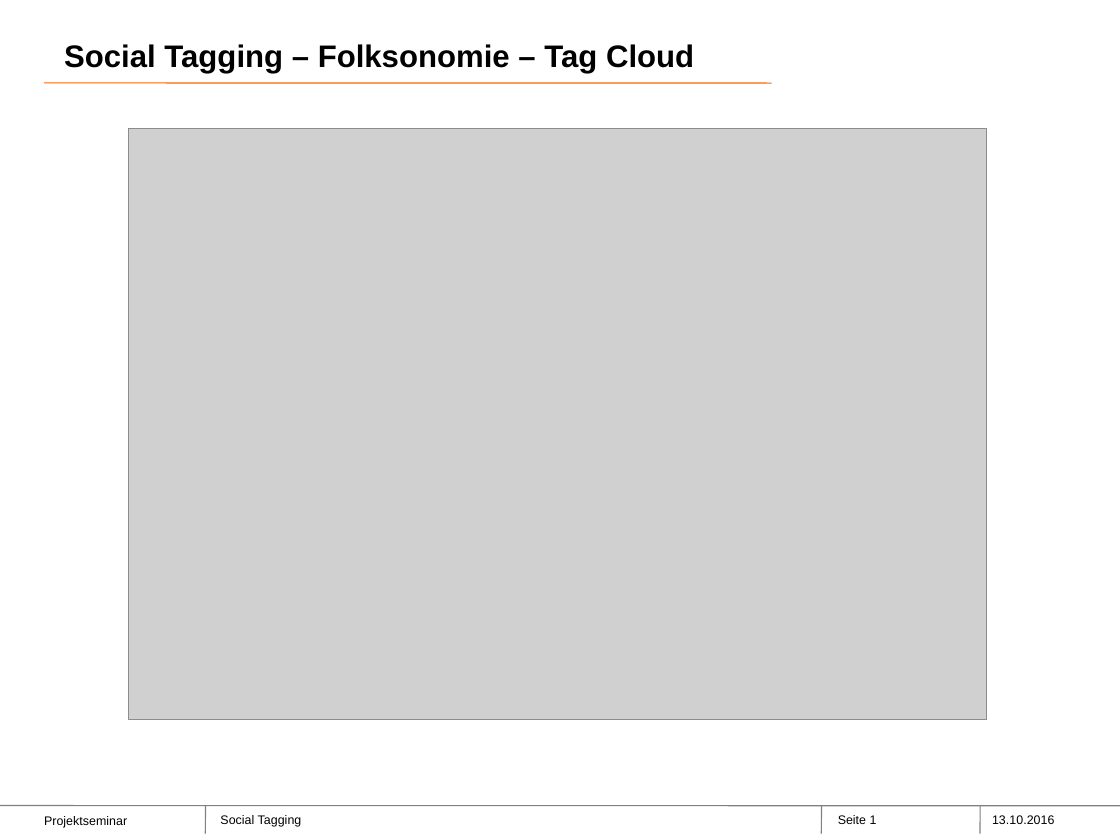
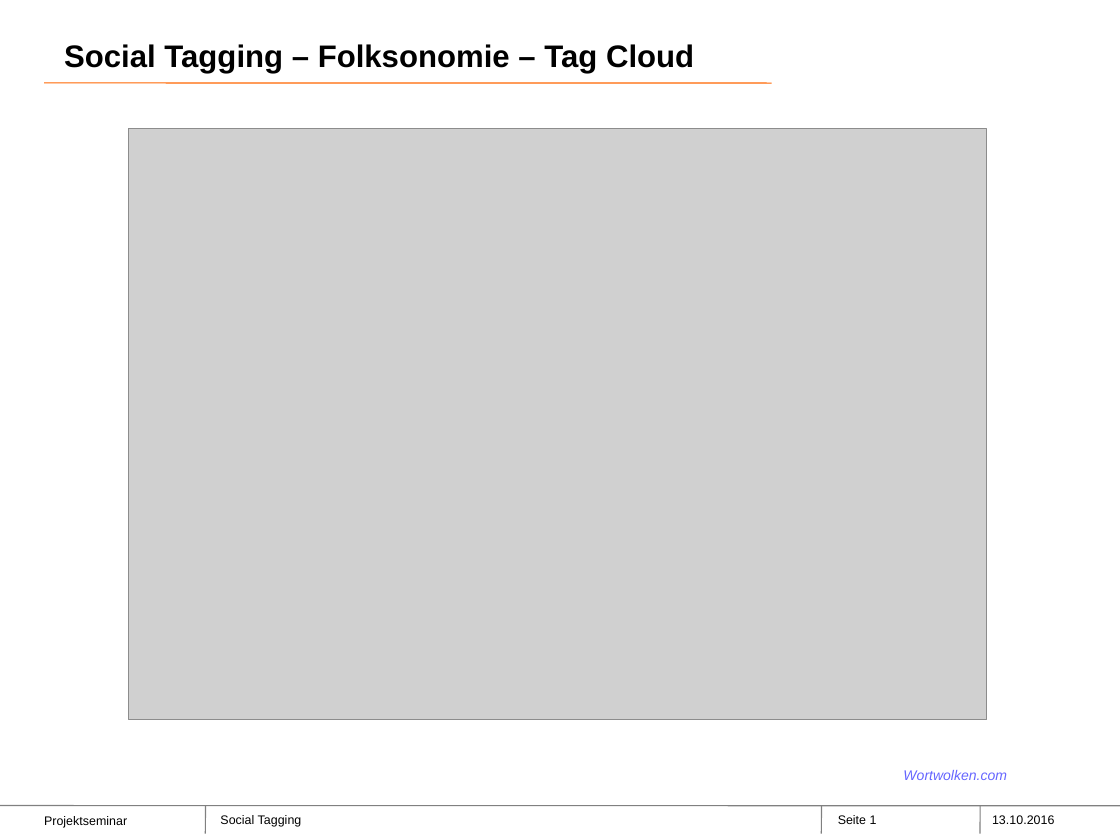
Before and after one commit to Stephie91/Projektseminar, a slide deck: slide 1 of praesentationen/socialtagging.pptx. Drawn at 1120x840 pixels with LibreOffice and Linux fonts; fonts in the diff are those of the drawing; grey boxes stand for pictures; background and template pictures are left out. Boxes give left, top, right and bottom in pixels: in the first picture for what was removed or moved away, otherwise in the second. Text is boxed around its words. In the diff, an @@ line names an element or a change of style, - is before the commit and + after.

```diff
--- a/praesentationen/socialtagging.pptx
+++ b/praesentationen/socialtagging.pptx
@@ text added at [903,770,1006,780], 9 pt, text #6666FF, italic @@
+Wortwolken.com
```
Also in this commit, not shown: 1 other slide changed, 3 slides added, 2 other files.
